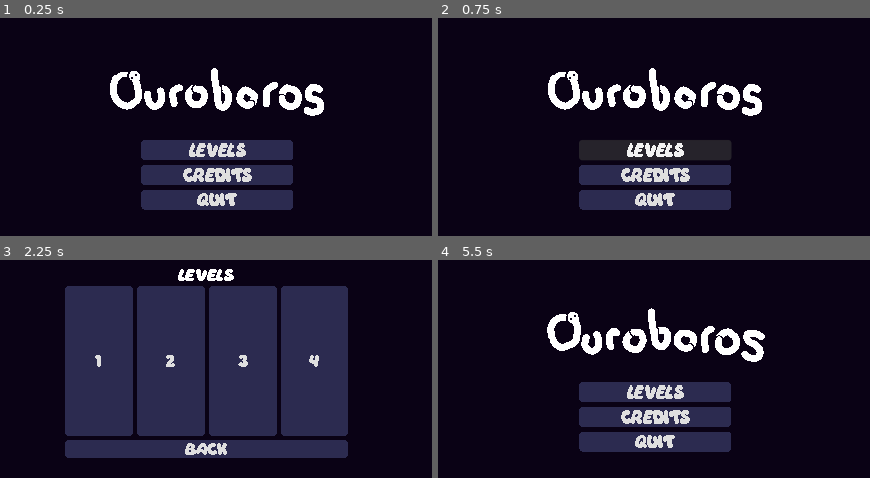
Above: before the commit, frames 1-4 (two rows, left to right).
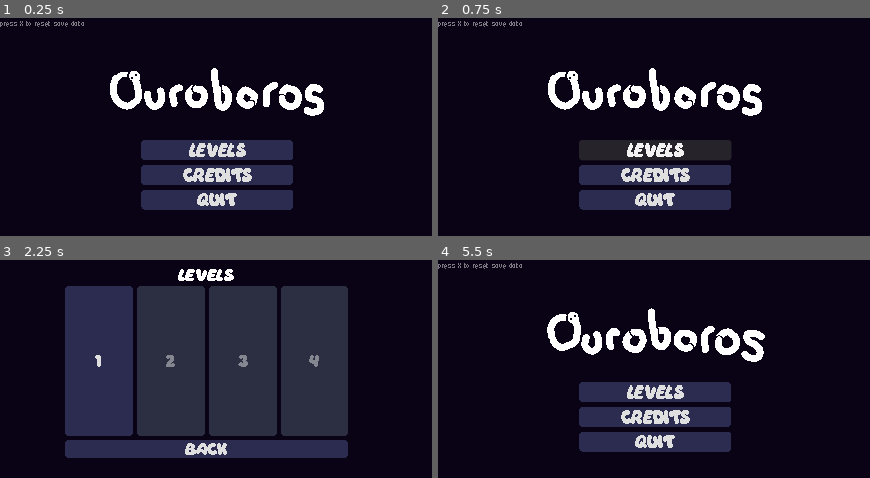
Above: after the commit, the same moments.

Repository: Evelyn-is-eepy/12dt-1---ouroborus
Game: Godot game, scene res://Scenes/main_menu.tscn
Same seed, same stepped clock (60 frames per second), same inputs: the game is played once before the commit and once after it.
Inputs:
- Up to frame 1 (0.25 s): no input
- Up to frame 2 (0.75 s): click "LEVELS" at 0.5 s
- Up to frame 3 (2.25 s): tap X (reset save, bound only after the commit) at 1.25, 2 s; hold D (move_right) 1.28-2.03 s; hold S (move_down) from 2.03 s (still down)
- Up to frame 4 (5.5 s): release S (move_down) at 2.75 s; click "Back" at 2.75 s; click "Credits" at 3.5 s; click "Back" at 4.25 s; tap X (reset save, bound only after the commit) at 5 s; hold D (move_right) from 5.03 s (still down)

The runs differ from the first frame. In frame 1, 0.2% of the frame differs, in the area x 0-20%, y 1-5%; in frame 2, 0.2%; in frame 3, 0.3%, in the area x 38-74%, y 43-50%; in frame 4, 0.2%.

Commit message:
save file implemented fully

Diff:
--- a/Scenes/Levels/level_1.tscn
+++ b/Scenes/Levels/level_1.tscn
@@ -299,7 +299,7 @@
 terrain_set_0/terrain_0/color = Color(0.63691413, 0.093233116, 0.5630298, 1)
 sources/0 = SubResource("TileSetAtlasSource_k5f4k")
 
-[node name="Node2D" type="Node2D" unique_id=743200906 node_paths=PackedStringArray("spawn_layer", "background_layer", "camera", "ui_layer", "length_ui")]
+[node name="level_1" type="Node2D" unique_id=743200906 node_paths=PackedStringArray("spawn_layer", "background_layer", "camera", "ui_layer", "length_ui")]
 script = ExtResource("1_cyadu")
 spawn_max_length = 12
 spawn_layer = NodePath("ObjectSpawnsLayer")
--- a/Scenes/Levels/level_2.tscn
+++ b/Scenes/Levels/level_2.tscn
@@ -298,7 +298,7 @@
 terrain_set_0/terrain_0/color = Color(0.63691413, 0.093233116, 0.5630298, 1)
 sources/0 = SubResource("TileSetAtlasSource_k5f4k")
 
-[node name="Node2D" type="Node2D" unique_id=743200906 node_paths=PackedStringArray("spawn_layer", "background_layer", "camera", "ui_layer", "length_ui")]
+[node name="level_2" type="Node2D" unique_id=743200906 node_paths=PackedStringArray("spawn_layer", "background_layer", "camera", "ui_layer", "length_ui")]
 script = ExtResource("1_8qsmg")
 spawn_max_length = 30
 spawn_layer = NodePath("ObjectSpawnsLayer")
--- a/Scenes/Levels/level_3.tscn
+++ b/Scenes/Levels/level_3.tscn
@@ -298,7 +298,7 @@
 terrain_set_0/terrain_0/color = Color(0.63691413, 0.093233116, 0.5630298, 1)
 sources/0 = SubResource("TileSetAtlasSource_k5f4k")
 
-[node name="Node2D" type="Node2D" unique_id=743200906 node_paths=PackedStringArray("spawn_layer", "background_layer", "camera", "ui_layer", "length_ui")]
+[node name="level_3" type="Node2D" unique_id=743200906 node_paths=PackedStringArray("spawn_layer", "background_layer", "camera", "ui_layer", "length_ui")]
 script = ExtResource("1_yy6i0")
 spawn_max_length = 13
 spawn_layer = NodePath("ObjectSpawnsLayer")
--- a/Scenes/Levels/level_4.tscn
+++ b/Scenes/Levels/level_4.tscn
@@ -341,7 +341,7 @@
 terrain_set_0/terrain_0/color = Color(0.63691413, 0.093233116, 0.5630298, 1)
 sources/0 = SubResource("TileSetAtlasSource_k5f4k")
 
-[node name="Node2D" type="Node2D" unique_id=743200906 node_paths=PackedStringArray("spawn_layer", "background_layer", "camera", "ui_layer", "length_ui")]
+[node name="level_4" type="Node2D" unique_id=743200906 node_paths=PackedStringArray("spawn_layer", "background_layer", "camera", "ui_layer", "length_ui")]
 script = ExtResource("1_h0uxt")
 spawn_max_length = 30
 spawn_layer = NodePath("ObjectSpawnsLayer")
--- a/Scenes/level_select_button.tscn
+++ b/Scenes/level_select_button.tscn
@@ -1,12 +1,25 @@
 [gd_scene format=3 uid="uid://dvpewgqwryefh"]
 
 [ext_resource type="Script" uid="uid://cr4vl1022c3i5" path="res://Scripts/level_select_button.gd" id="1_k1syi"]
+
+[sub_resource type="StyleBoxFlat" id="StyleBoxFlat_k1syi"]
+content_margin_left = 2.0
+content_margin_top = 2.0
+content_margin_right = 2.0
+content_margin_bottom = 2.0
+bg_color = Color(0.16924289, 0.18470073, 0.25325435, 1)
+corner_radius_top_left = 4
+corner_radius_top_right = 4
+corner_radius_bottom_right = 4
+corner_radius_bottom_left = 4
+anti_aliasing = false
 
 [node name="Button" type="Button" unique_id=1669716728]
 offset_right = 8.0
 offset_bottom = 8.0
 size_flags_horizontal = 3
 size_flags_vertical = 3
+theme_override_styles/disabled = SubResource("StyleBoxFlat_k1syi")
 script = ExtResource("1_k1syi")
 
 [connection signal="pressed" from="." to="." method="_on_pressed"]
--- a/Scenes/main_menu.tscn
+++ b/Scenes/main_menu.tscn
@@ -7,6 +7,7 @@
 [ext_resource type="Theme" uid="uid://bttvneaybjt4" path="res://Assets/menu_box_theme.tres" id="2_opfnp"]
 [ext_resource type="Texture2D" uid="uid://dcqibhq1asd61" path="res://Assets/title0001.png" id="3_ce3w2"]
 [ext_resource type="Environment" uid="uid://c8qpv2wh6f7ts" path="res://Assets/world_environment.tres" id="6_opfnp"]
+[ext_resource type="FontFile" uid="uid://dcoytanayvx7c" path="res://Assets/Fonts/Micro5-Regular.ttf" id="8_yhxw7"]
 
 [sub_resource type="SpriteFrames" id="SpriteFrames_n45e2"]
 animations = [{
@@ -79,6 +80,15 @@
 [node name="Camera2D" type="Camera2D" parent="." unique_id=499663580]
 position = Vector2(216, 112)
 
+[node name="Label" type="Label" parent="." unique_id=40524080]
+layout_mode = 0
+offset_right = 40.0
+offset_bottom = 23.0
+theme_override_colors/font_color = Color(1, 1, 1, 0.46666667)
+theme_override_fonts/font = ExtResource("8_yhxw7")
+theme_override_font_sizes/font_size = 10
+text = "press X to reset save data"
+
 [connection signal="pressed" from="VBoxContainer/Button" to="." method="_on_button_pressed"]
 [connection signal="pressed" from="VBoxContainer/Button3" to="." method="_on_button_3_pressed"]
 [connection signal="pressed" from="VBoxContainer/Button2" to="." method="_on_button_2_pressed"]
--- a/Scripts/global.gd
+++ b/Scripts/global.gd
@@ -1,11 +1,34 @@
 extends Node
 
+var save_path = "user://data.save"
+var levels_completed: Dictionary = {}
+var levels_master: Dictionary = {
+	"level_1": false,
+	"level_2": false,
+	"level_3": false,
+	"level_4": false,
+}
 
 # Called when the node enters the scene tree for the first time.
 func _ready() -> void:
+	load_data()
 	pass # Replace with function body.
 
+func save_data():
+	var file = FileAccess.open(save_path, FileAccess.WRITE)
+	file.store_var(levels_completed)
+	file.close()
 
-# Called every frame. 'delta' is the elapsed time since the previous frame.
-func _process(delta: float) -> void:
-	pass
+func load_data():
+	if FileAccess.file_exists(save_path):
+		var file = FileAccess.open(save_path, FileAccess.READ)
+		levels_completed = file.get_var()
+		file.close()
+	else:
+		print("save file not found")
+		levels_completed = levels_master
+		save_data()
+
+func reset_save():
+	levels_completed = levels_master
+	save_data()
--- a/Scripts/head.gd
+++ b/Scripts/head.gd
@@ -42,8 +42,6 @@
 
 # Called when the node enters the scene tree for the first time.
 func _ready() -> void:
-	manager = get_node('/root/Node2D')
-	connect('ate_tail',manager.player_wins)
 	# Orient the head and face
 	current_head_direction = starting_direction
 	head_sprite.rotation = starting_direction.rotated(PI/2).angle()
--- a/Scripts/level.gd
+++ b/Scripts/level.gd
@@ -64,6 +64,7 @@
 	player.max_body_length = spawn_max_length
 	# Connects the snake to the length UI
 	player.new_length.connect(length_ui.change_values)
+	player.ate_tail.connect(player_wins)
 	# Center camera
 	var background_bounds = background_layer.get_used_rect()
 	var new_camera_x = lerp(background_bounds.position.x,background_bounds.end.x,0.5) * TILE_SIZE
@@ -86,4 +87,5 @@
 	# Called when the player eats their own tail
 	print('wohoo!')
 	await get_tree().create_timer(3).timeout
+	Global.levels_completed[self.name] = true
 	get_tree().change_scene_to_file(exit_scene)
--- a/Scripts/level_select.gd
+++ b/Scripts/level_select.gd
@@ -9,10 +9,10 @@
 # File path of the main menu scene
 @export var exit_scene: String = "res://Scenes/main_menu.tscn"
 
-var save_path = "user://data.save"
 
 # Called when the node enters the scene tree for the first time.
 func _ready() -> void:
+	var free_button = true # so that you can access the next level you haven't played
 	var button_number: int = 0
 	for level in level_references:
 		button_number += 1
@@ -21,6 +21,12 @@
 		new_level_button.level_reference = level
 		new_level_button.level_select_control = self
 		new_level_button.add_theme_stylebox_override('normal',button_style)
+		# Check if the level is acessible; if not, deactivate it.
+		if not Global.levels_completed[level]:
+			if free_button:
+				free_button = false
+			else:
+				new_level_button.disabled = true
 		button_container.add_child(new_level_button)
 
 
--- a/Scripts/main_menu.gd
+++ b/Scripts/main_menu.gd
@@ -5,6 +5,10 @@
 # Called when the node enters the scene tree for the first time.
 func _ready() -> void:
 	pass # Replace with function body.
+
+func _process(_delta: float) -> void:
+	if Input.is_action_just_pressed("reset save"):
+		Global.reset_save()
 
 func _on_button_pressed() -> void:
 	var transition_effect = transition_effect_scene.instantiate()
@@ -16,6 +20,7 @@
 
 
 func _on_button_2_pressed() -> void:
+	Global.save_data()
 	get_tree().quit()
 
 
--- a/project.godot
+++ b/project.godot
@@ -73,6 +73,11 @@
 "events": [Object(InputEventKey,"resource_local_to_scene":false,"resource_name":"","device":0,"window_id":0,"alt_presse …(194 unchanged characters)…
 ]
 }
+"reset save"={
+"deadzone": 0.2,
+"events": [Object(InputEventKey,"resource_local_to_scene":false,"resource_name":"","device":-1,"window_id":0,"alt_pressed":false,"shift_pressed":false,"ctrl_pressed":false,"meta_pressed":false,"pressed":false,"keycode":0,"physical_keycode":88,"key_label":0,"unicode":120,"location":0,"echo":false,"script":null)
+]
+}
 
 [physics]
 
